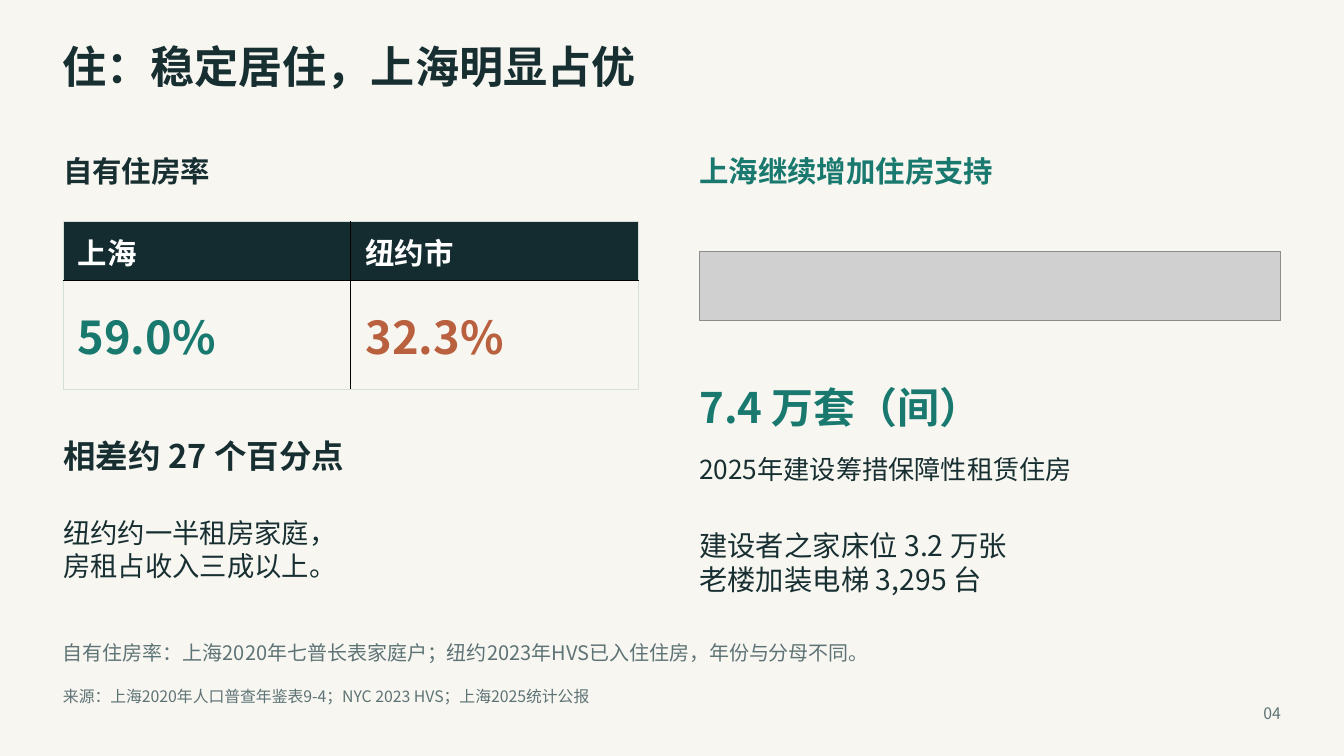
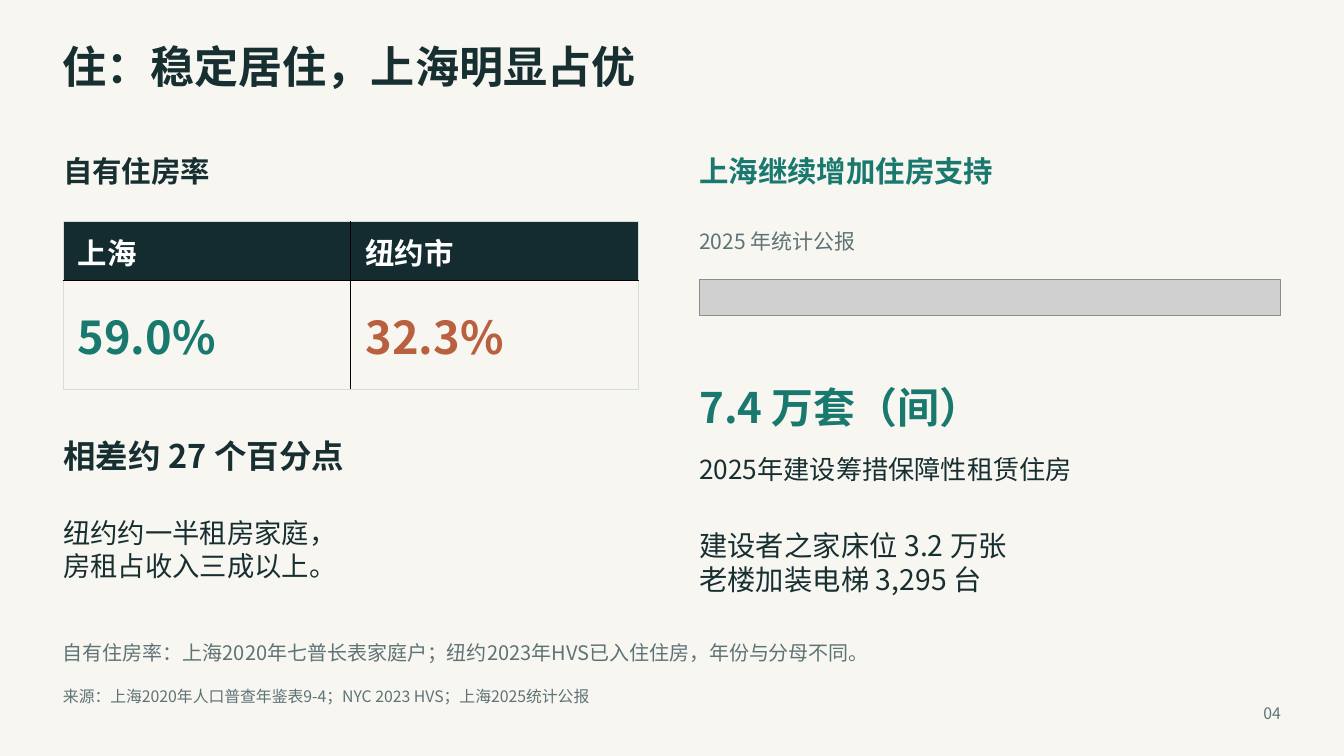
Before and after one commit to JohnnyGanYu/people-city-pre, a slide deck: slide 4 of 人民城市的上海实践.pptx. Drawn at 1344x756 pixels with LibreOffice and Linux fonts; fonts in the diff are those of the drawing; grey boxes stand for pictures. Boxes give left, top, right and bottom in pixels: in the first picture for what was removed or moved away, otherwise in the second. Text is boxed around its words. In the diff, an @@ line names an element or a change of style, - is before the commit and + after.

Commit message:
Update 人民城市的上海实践.pptx
改了第四页截图

```diff
--- a/人民城市的上海实践.pptx
+++ b/人民城市的上海实践.pptx
@@ text added at (x1=699, y1=231, x2=856, y2=251), 15 pt, text #5E7375 @@
+2025 年统计公报
@@ picture resized from (x1=700, y1=251, x2=1281, y2=321) to (x1=700, y1=279, x2=1281, y2=316) @@
```
